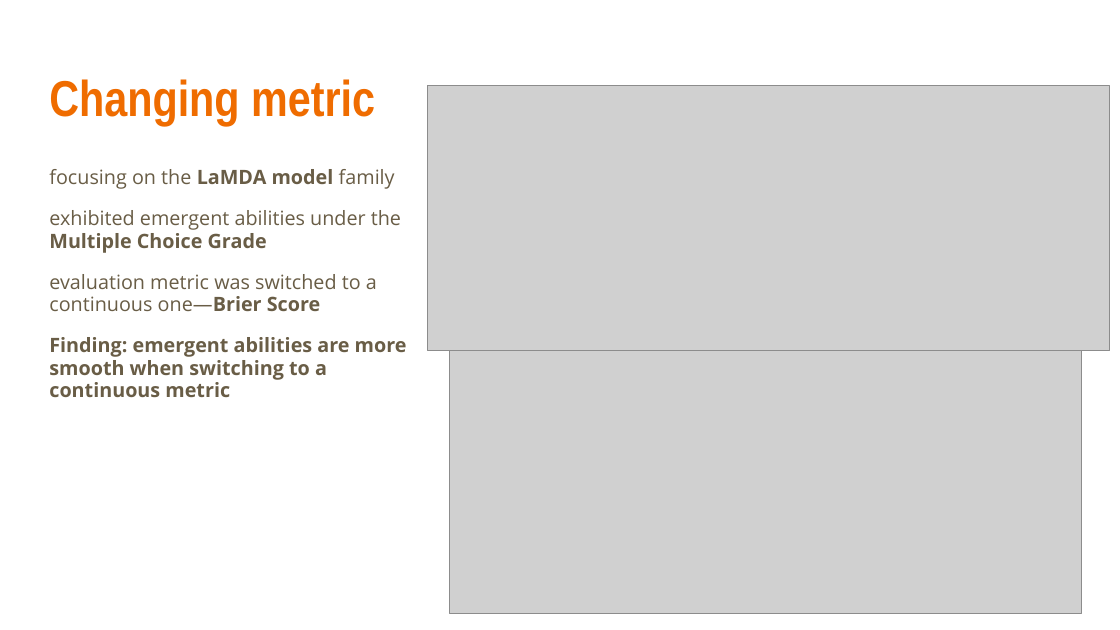
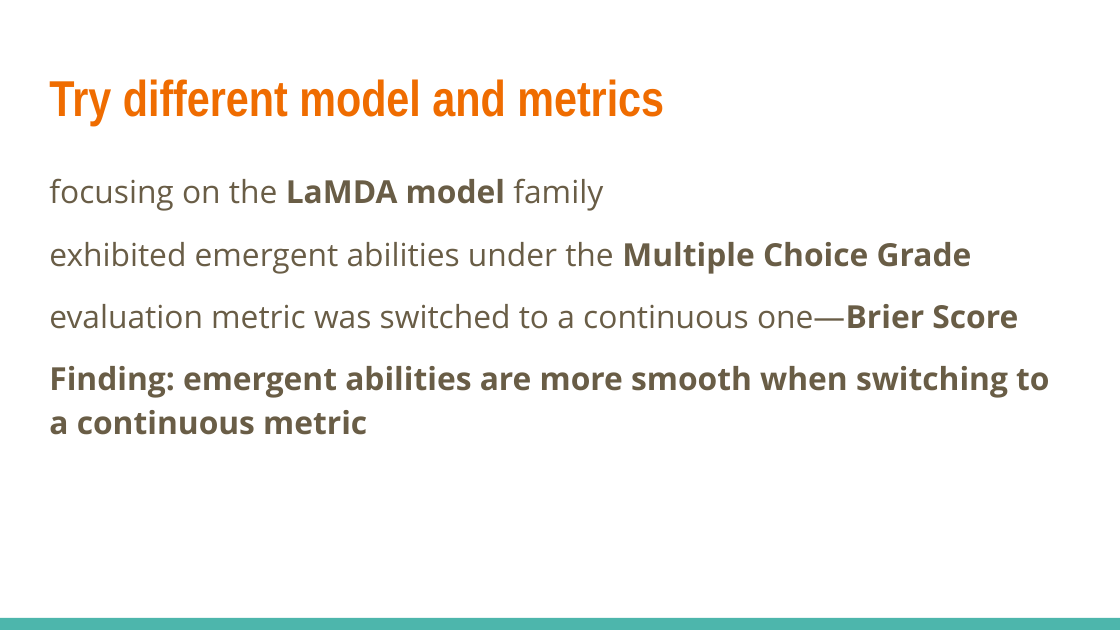
Before and after one commit to JHU-CLSP/csci-601-771-self-supervised-models, a slide deck: slide 26 of fa2024/files/presentations/9-19-EmergentAbility-Zhong-Bafna.pptx (slide 20 before the commit). Drawn at 1120x630 pixels with LibreOffice and Linux fonts; fonts in the diff are those of the drawing; grey boxes stand for pictures. Boxes give left, top, right and bottom in pixels: in the first picture for what was removed or moved away, otherwise in the second. Text is boxed around its words. In the diff, an @@ line names an element or a change of style, - is before the commit and + after.

```diff
--- a/fa2024/files/presentations/9-19-EmergentAbility-Zhong-Bafna.pptx
+++ b/fa2024/files/presentations/9-19-EmergentAbility-Zhong-Bafna.pptx
@@ title at [49, 79, 664, 126]: text changed @@
-Changing metric
+Try different model and metrics
@@ picture removed at [428, 86, 1110, 351] @@
@@ text "focusing on the LaMDA model ..." at [49, 178, 1049, 435]: size 12.7 to 20.4 pt; line spacing 0.95 to 1.15 @@
@@ picture removed at [449, 351, 1082, 613] @@
@@ rectangle added at [0, 618, 1120, 630], fill #4DB6AC @@
```
Also in this commit, not shown: 12 other slides changed, 18 slides added, 5 slides removed, 1 other file.
